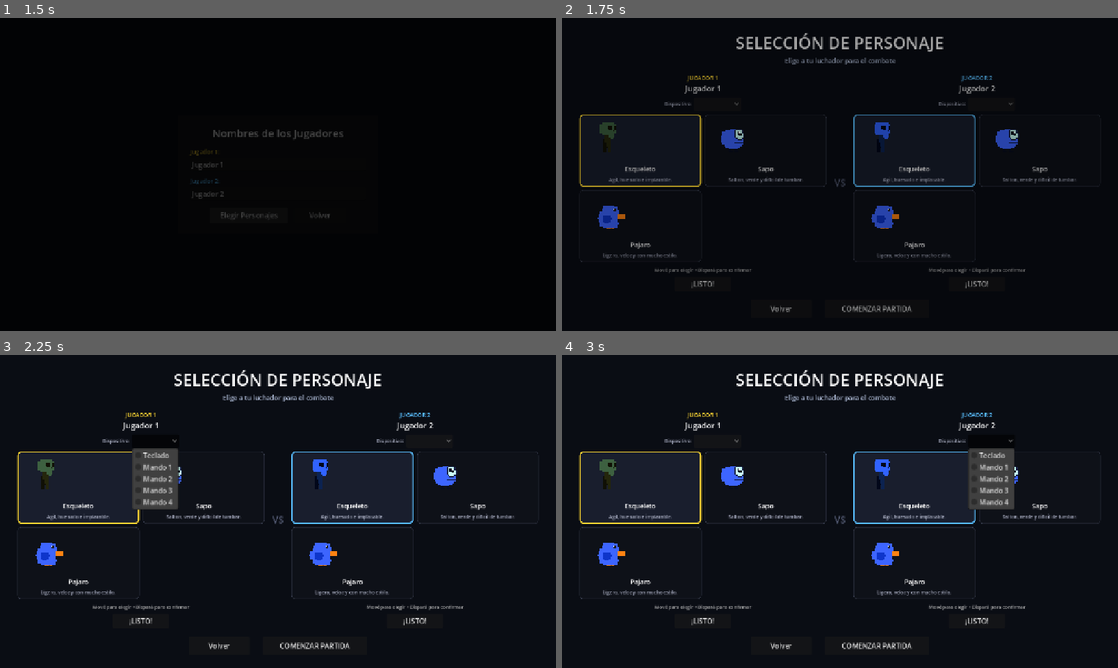
Above: before the commit, frames 1-4 (two rows, left to right).
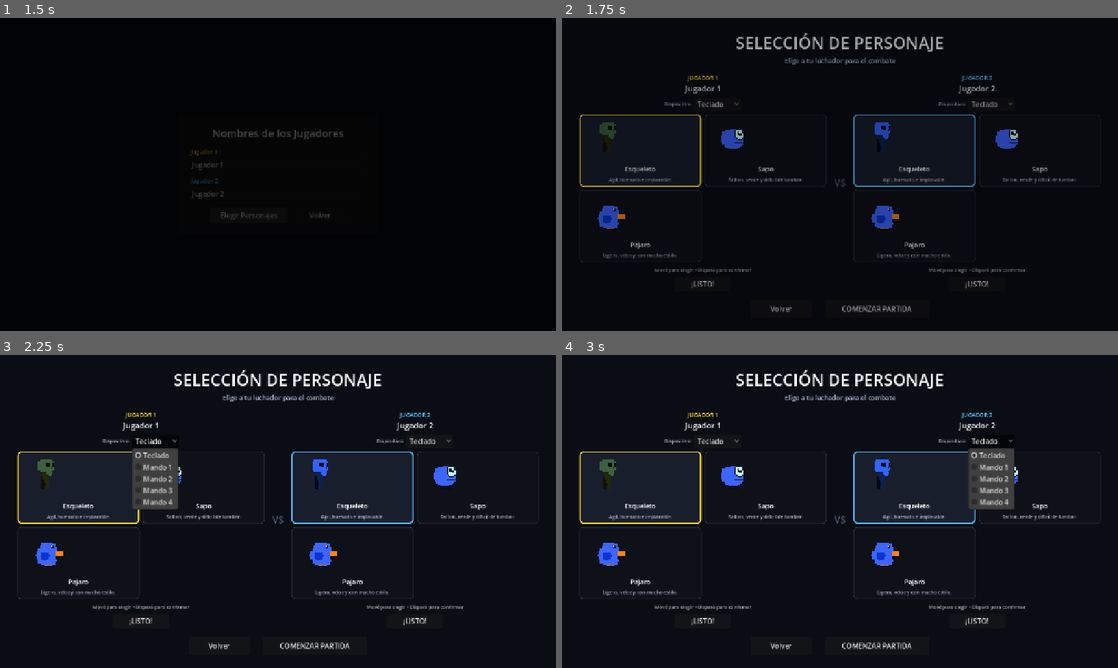
Above: after the commit, the same moments.

Repository: AdriR1ze/ONIET_Rounds
Game: Godot game, scene res://ui/main_menu.tscn
Same seed, same stepped clock (60 frames per second), same inputs: the game is played once before the commit and once after it.
Inputs (mouse positions are in pixels of both pictures, inside the frame that each line leads up to):
- Up to frame 1 (1.5 s): click "Jugar" at 0.5 s; click "Elegir Personajes" at 1.25 s
- Up to frame 2 (1.75 s): no input
- Up to frame 3 (2.25 s): click (155, 442) at 2 s, where only the run after the commit has a clickable "Teclado"
- Up to frame 4 (3 s): click (990, 442) at 2.75 s, where only the run after the commit has a clickable "Teclado"

Frame 1 is identical in both runs. In frame 2, 0.1% of the frame differs, in the area x 24-79%, y 26-29%; in frame 3, 0.1%; in frame 4, 0.1%, in the area x 24-79%, y 26-34%.

Commit message:
teclado man do

Diff:
--- a/rounds/ui/character_select.gd
+++ b/rounds/ui/character_select.gd
@@ -139,14 +139,16 @@
 	fila.add_child(etiqueta)
 	var selector := OptionButton.new()
 	selector.focus_mode = Control.FOCUS_NONE
-	selector.add_item("Teclado", Settings.DISPOSITIVO_TECLADO)
+	# ids del menu: 0 = teclado, 1..MAX = device 0..MAX-1 (Godot auto-genera
+	# ids para -1, por eso no se puede usar DISPOSITIVO_TECLADO como id).
+	selector.add_item("Teclado", 0)
 	var conectados := Input.get_connected_joypads()
 	for m in Settings.MAX_MANDOS:
 		var texto := "Mando %d" % (m + 1)
 		if conectados.has(m):
 			texto += " (conectado)"
-		selector.add_item(texto, m)
-	selector.select(selector.get_item_index(Settings.dispositivo_de(numero)))
+		selector.add_item(texto, m + 1)
+	selector.select(selector.get_item_index(Settings.dispositivo_de(numero) + 1))
 	selector.item_selected.connect(_on_dispositivo_seleccionado.bind(numero))
 	fila.add_child(selector)
 	_disp_sel[numero] = selector
@@ -155,7 +157,7 @@
 
 func _on_dispositivo_seleccionado(indice: int, numero: int) -> void:
 	var selector: OptionButton = _disp_sel[numero]
-	Settings.set_dispositivo(numero, selector.get_item_id(indice))
+	Settings.set_dispositivo(numero, selector.get_item_id(indice) - 1)
 
 
 func _crear_card_sprite(numero: int, color: Color, personaje: String, indice: int) -> PanelContainer:
